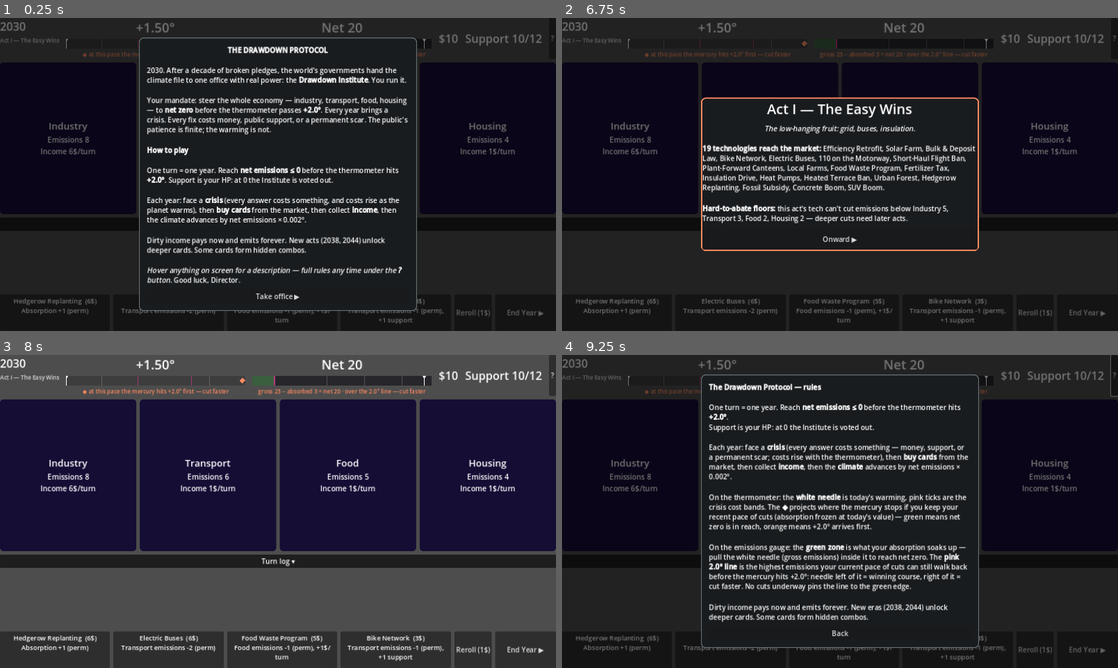
Above: before the commit, frames 1-4 (two rows, left to right).
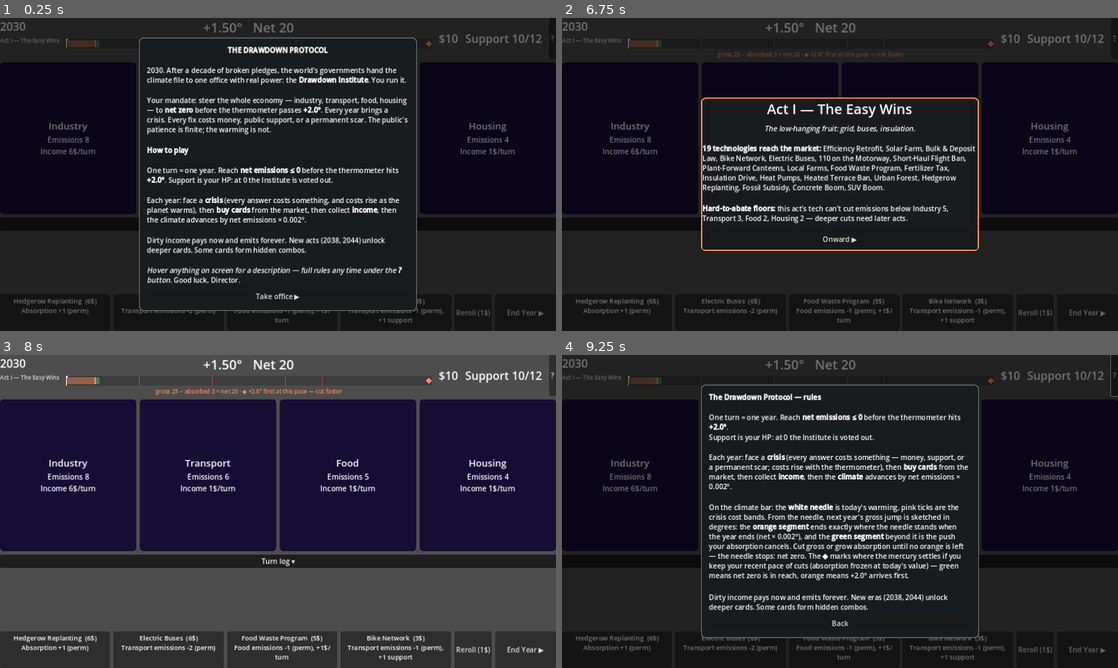
Above: after the commit, the same moments.

Repository: ekhau/DrawdownProtocol
Game: Godot game, scene res://scenes/main.tscn
Same seed, same stepped clock (60 frames per second), same inputs: the game is played once before the commit and once after it.
Inputs:
- Up to frame 1 (0.25 s): no input
- Up to frame 2 (6.75 s): click "?" at 0.5 s; click "Turn log ▾" at 1.25 s; click "[center]Hedgerow Replanting (…" at 2 s; click "[center]Electric Buses (6$) T…" at 2.75 s; click "[center]Food Waste Program (5…" at 3.5 s; click "[center]Bike Network (3$) Tra…" at 4.25 s; click "Reroll (1$)" at 5 s; click "End Year ▶" at 5.75 s; click "Take office ▶" at 6.5 s
- Up to frame 3 (8 s): click "Onward ▶" at 7.25 s
- Up to frame 4 (9.25 s): click "?" at 8 s; click "Turn log ▾" at 8.75 s

The runs differ from the first frame. In frame 1, 0.6% of the frame differs, in the area x 12-78%, y 1-13%; in frame 2, 0.9%; in frame 3, 1.4%; in frame 4, 14%, in the area x 12-78%, y 1-94%.

Commit message:
feat: Refine climate bar visualization

Diff:
--- a/src/scripts/autoload/game.gd
+++ b/src/scripts/autoload/game.gd
@@ -70,10 +70,6 @@
 	return ClimateCalc.neutrality_projection(sim.state)
 
 
-func breakeven_gross() -> int:
-	return ClimateCalc.breakeven_gross(sim.state)
-
-
 func era_palette() -> Gradient:
 	var era := sim.state.era_for_year(sim.state.year)
 	return palette_gradient(era.palette)
--- a/src/scripts/ui/main_ui.gd
+++ b/src/scripts/ui/main_ui.gd
@@ -13,9 +13,6 @@
 var money_label: Label
 var support_label: Label
 var net_label: Label
-var emis_bar: Control            # gross-emissions gauge: green absorbed zone, needle, 2.0° line
-var emis_caption: Label
-var breakeven := 0               # cached Game.breakeven_gross() for draw
 var sector_panels := {}          # sector_id -> {panel, style, title, stats}
 var market_box: HBoxContainer
 var reroll_btn: Button
@@ -76,10 +73,15 @@
 	var thermo_box := VBoxContainer.new()
 	thermo_box.size_flags_horizontal = Control.SIZE_EXPAND_FILL
 	top.add_child(thermo_box)
-	var thermo_tip := "Global warming — the clock. Each year the planet warms by net emissions × 0.002°;\nat +2.0° the timeline fails. Pink lines: crisis cost bands.\n◆: where warming stops if you keep your recent pace of cuts."
-	thermo_label = _label(thermo_box, "+1.50°", 30)
-	thermo_label.horizontal_alignment = HORIZONTAL_ALIGNMENT_CENTER
+	var thermo_tip := "Global climate — clock and engine in one bar. Each year the planet warms by net emissions × 0.002°;\nat +2.0° the timeline fails. Pink lines: crisis cost bands.\nFrom the white needle, next year's gross jump is sketched: the orange segment ends exactly where\nthe needle lands when the year ends; green = the push your absorption cancels. No orange left = net zero.\n◆: where warming stops if you keep your recent pace of cuts."
+	var thermo_head := HBoxContainer.new()
+	thermo_head.alignment = BoxContainer.ALIGNMENT_CENTER
+	thermo_head.add_theme_constant_override("separation", 24)
+	thermo_box.add_child(thermo_head)
+	thermo_label = _label(thermo_head, "+1.50°", 30)
 	_tip(thermo_label, thermo_tip)
+	net_label = _label(thermo_head, "Net 20", 30)
+	_tip(net_label, "Net emissions = gross − absorption. This number heats the planet each year.\nReach net ≤ 0 (without one-year windfalls) to win.")
 	thermometer = ProgressBar.new()
 	thermometer.min_value = 1.5
 	thermometer.max_value = 2.0
@@ -96,23 +98,7 @@
 	thermometer.add_child(thermo_markers)
 	thermo_caption = _label(thermo_box, "", 13)
 	thermo_caption.horizontal_alignment = HORIZONTAL_ALIGNMENT_CENTER
-	_tip(thermo_caption, "Where the mercury lands if the current pace of cuts holds\n(absorption frozen at today's value, era floors respected).")
-	var emis_box := VBoxContainer.new()
-	emis_box.size_flags_horizontal = Control.SIZE_EXPAND_FILL
-	top.add_child(emis_box)
-	var emis_tip := "Global carbon — the engine. White needle: gross emissions.\nGreen zone: what your absorption soaks up — pull the needle inside it to win.\nPink 2.0° line: the highest emissions your current pace can walk back in time."
-	net_label = _label(emis_box, "Net 20", 30)
-	net_label.horizontal_alignment = HORIZONTAL_ALIGNMENT_CENTER
-	_tip(net_label, "Net emissions = gross − absorption. This number heats the planet each year.\nReach net ≤ 0 (without one-year windfalls) to win.")
-	emis_bar = Control.new()
-	emis_bar.custom_minimum_size = Vector2(0, 22)
-	emis_bar.draw.connect(_draw_emis_bar)
-	emis_bar.resized.connect(emis_bar.queue_redraw)
-	emis_box.add_child(emis_bar)
-	_tip(emis_bar, emis_tip)
-	emis_caption = _label(emis_box, "", 13)
-	emis_caption.horizontal_alignment = HORIZONTAL_ALIGNMENT_CENTER
-	_tip(emis_caption, emis_tip)
+	_tip(thermo_caption, "The carbon arithmetic feeding the bar, and the ◆ verdict: where the mercury lands\nif the current pace of cuts holds (absorption frozen at today's value, era floors respected).")
 	money_label = _label(top, "$10", 26)
 	_tip(money_label, "Money funds cards and crisis responses.\nIncome arrives at each year's end — dirty sectors pay more, for now.")
 	support_label = _label(top, "Support 10", 26)
@@ -327,44 +313,31 @@
 	var tween := create_tween()
 	tween.tween_property(thermometer, "value", s.temp, 0.4)
 	var heat := clampf((s.temp - 1.5) / 0.5, 0.0, 1.0)
-	thermometer.modulate = Color(1.0, 1.0 - heat * 0.7, 1.0 - heat)
+	# self_modulate: heat-tint the mercury only — the overlay's orange/green
+	# jump segments carry meaning and must keep their true colors.
+	thermometer.self_modulate = Color(1.0, 1.0 - heat * 0.7, 1.0 - heat)
 	neutrality = Game.neutrality_projection()
+	var gross := s.gross_emissions()
+	var net := s.net_emissions()
+	var green := Color("#5ec962")
+	var orange := Color("#fc8961")
+	net_label.text = "Net %d" % net
+	net_label.add_theme_color_override("font_color", green if s.structural_net() <= 0 else Color.WHITE)
 	if s.structural_net() <= 0:
-		thermo_caption.text = "◆ net zero reached — end the year ▶"
-		thermo_caption.add_theme_color_override("font_color", Color("#5ec962"))
+		thermo_caption.text = "all %d emissions absorbed — carbon neutral · end the year ▶" % gross
+		thermo_caption.add_theme_color_override("font_color", green)
 	elif neutrality.reachable:
-		thermo_caption.text = "◆ at this pace: net zero ≈ %d, at +%.2f°" % [neutrality.year, neutrality.temp]
-		thermo_caption.add_theme_color_override("font_color", Color("#5ec962"))
+		thermo_caption.text = "gross %d − absorbed %d = net %d · ◆ net zero ≈ %d, at +%.2f°" % [
+			gross, s.absorption, net, neutrality.year, neutrality.temp]
+		thermo_caption.add_theme_color_override("font_color", green)
 	else:
-		thermo_caption.text = "◆ at this pace the mercury hits +%.1f° first — cut faster" % thermometer.max_value
-		thermo_caption.add_theme_color_override("font_color", Color("#fc8961"))
+		thermo_caption.text = "gross %d − absorbed %d = net %d · ◆ +%.1f° first at this pace — cut faster" % [
+			gross, s.absorption, net, thermometer.max_value]
+		thermo_caption.add_theme_color_override("font_color", orange)
 	thermo_markers.queue_redraw()
 	money_label.text = "$%d" % s.money
 	support_label.text = "Support %d/%d" % [s.support, int(Game.catalog.config.support_cap)]
-	_refresh_emissions_gauge(s)
 	_refresh_market()
-
-
-func _refresh_emissions_gauge(s: RunState) -> void:
-	breakeven = Game.breakeven_gross()
-	var gross := s.gross_emissions()
-	var net := s.net_emissions()
-	net_label.text = "Net %d" % net
-	var green := Color("#5ec962")
-	var orange := Color("#fc8961")
-	if s.structural_net() <= 0:
-		net_label.add_theme_color_override("font_color", green)
-		emis_caption.text = "all %d emissions absorbed — carbon neutral" % gross
-		emis_caption.add_theme_color_override("font_color", green)
-	elif gross <= breakeven:
-		net_label.add_theme_color_override("font_color", Color.WHITE)
-		emis_caption.text = "gross %d − absorbed %d = net %d · inside the 2.0° line" % [gross, s.absorption, net]
-		emis_caption.add_theme_color_override("font_color", green)
-	else:
-		net_label.add_theme_color_override("font_color", Color.WHITE)
-		emis_caption.text = "gross %d − absorbed %d = net %d · over the 2.0° line — cut faster" % [gross, s.absorption, net]
-		emis_caption.add_theme_color_override("font_color", orange)
-	emis_bar.queue_redraw()
 
 
 func _draw_thermo_markers() -> void:
@@ -373,12 +346,26 @@
 		return
 	var w := thermo_markers.size.x
 	var h := thermo_markers.size.y
+	var tx := clampf(_thermo_x(s.temp, w), 1.0, w - 1.0)
 	# Scale ticks every 0.1°
 	var v := thermometer.min_value + 0.1
 	while v < thermometer.max_value - 0.001:
 		var x := _thermo_x(v, w)
 		thermo_markers.draw_line(Vector2(x, 0), Vector2(x, h), Color(1, 1, 1, 0.2), 1.0)
 		v += 0.1
+	# Next year's gross jump, anchored at the needle and projected into degrees
+	# (× warming_per_net_emission). Edges are destinations: orange [needle →
+	# landing] is the net push — its right edge is exactly where the needle
+	# stands when the year ends. Green [landing → gross end] is the slice of
+	# the jump absorption cancels. Green swallowing it all = net zero.
+	var per_unit := float(Game.catalog.config.warming_per_net_emission)
+	var net_x := _thermo_x(s.temp + maxi(s.net_emissions(), 0) * per_unit, w)
+	var gross_x := _thermo_x(s.temp + s.gross_emissions() * per_unit, w)
+	thermo_markers.draw_rect(Rect2(tx, 3, net_x - tx, h - 6), Color("#fc8961", 0.45))
+	thermo_markers.draw_rect(Rect2(net_x, 3, gross_x - net_x, h - 6), Color("#5ec962", 0.45))
+	if net_x > tx:
+		# Landing line: crisp edge on where the needle stands next year.
+		thermo_markers.draw_line(Vector2(net_x, 3), Vector2(net_x, h - 3), Color("#fc8961"), 2.0)
 	# Band boundaries — crisis costs bump past these
 	for band in Game.catalog.config.bands:
 		if float(band.min_temp) > thermometer.min_value:
@@ -391,46 +378,9 @@
 	thermo_markers.draw_colored_polygon(PackedVector2Array([
 		Vector2(nx, cy - 7), Vector2(nx + 7, cy), Vector2(nx, cy + 7), Vector2(nx - 7, cy)]), ncolor)
 	# Needle: current warming
-	var tx := clampf(_thermo_x(s.temp, w), 1.0, w - 1.0)
 	thermo_markers.draw_line(Vector2(tx, 0), Vector2(tx, h), Color.WHITE, 2.0)
 	thermo_markers.draw_colored_polygon(PackedVector2Array([
 		Vector2(clampf(tx - 5, 0, w), 0), Vector2(clampf(tx + 5, 0, w), 0), Vector2(tx, 6)]), Color.WHITE)
-
-
-func _draw_emis_bar() -> void:
-	var s: RunState = Game.state()
-	if s == null:
-		return
-	var w := emis_bar.size.x
-	var h := emis_bar.size.y
-	var gross := s.gross_emissions()
-	var start_gross := 0
-	for id in s.sectors:
-		start_gross += int(s.sectors[id].start_emissions)
-	# Stable scale: anchored to the run's starting gross so the bar doesn't
-	# rescale under the player; widens only if something outgrows it.
-	var scale_max := maxi(maxi(start_gross, gross), maxi(s.absorption, breakeven)) + 1
-	emis_bar.draw_rect(Rect2(0, 0, w, h), Color(0.15, 0.15, 0.17))
-	# Green zone: emissions the current absorption soaks up. Its right edge is
-	# the win line — pull the needle inside to reach net zero.
-	var ax := w * s.absorption / float(scale_max)
-	emis_bar.draw_rect(Rect2(0, 0, ax, h), Color("#5ec962", 0.35))
-	emis_bar.draw_line(Vector2(ax, 0), Vector2(ax, h), Color("#5ec962"), 2.0)
-	# Scale ticks every 5 units
-	var v := 5
-	while v < scale_max:
-		var x := w * v / float(scale_max)
-		emis_bar.draw_line(Vector2(x, 0), Vector2(x, h), Color(1, 1, 1, 0.2), 1.0)
-		v += 5
-	# 2.0° line — same pink as the thermometer's band boundaries: emissions
-	# above it can't be walked back before the mercury hits +2.0° at this pace.
-	var bx := clampf(w * breakeven / float(scale_max), 2.0, w - 2.0)
-	emis_bar.draw_line(Vector2(bx, 0), Vector2(bx, h), Color("#b73779"), 3.0)
-	# Needle: current gross emissions (same visual language as the thermometer)
-	var gx := clampf(w * gross / float(scale_max), 1.0, w - 1.0)
-	emis_bar.draw_line(Vector2(gx, 0), Vector2(gx, h), Color.WHITE, 2.0)
-	emis_bar.draw_colored_polygon(PackedVector2Array([
-		Vector2(clampf(gx - 5, 0, w), 0), Vector2(clampf(gx + 5, 0, w), 0), Vector2(gx, 6)]), Color.WHITE)
 
 
 func _thermo_x(value: float, width: float) -> float:
@@ -638,9 +588,7 @@
 
 Each year: face a [b]crisis[/b] (every answer costs something — money, support, or a permanent scar; costs rise with the thermometer), then [b]buy cards[/b] from the market, then collect [b]income[/b], then the [b]climate[/b] advances by net emissions × 0.002°.
 
-On the thermometer: the [b]white needle[/b] is today's warming, pink ticks are the crisis cost bands. The [b]◆[/b] projects where the mercury stops if you keep your recent pace of cuts ( …(105 unchanged characters)…
-
-On the emissions gauge: the [b]green zone[/b] is what your absorption soaks up — pull the white needle (gross emissions) inside it to reach net zero. The [b]pink 2.0° line[/b] is the highest emissions your current pace of cuts can still walk back before the mercury hits +2.0°: needle left of it = winning course, right of it = cut faster. No cuts underway pins the line to the green edge.
+On the climate bar: the [b]white needle[/b] is today's warming, pink ticks are the crisis cost bands. From the needle, next year's gross jump is sketched in degrees: the [b]orange segment[/b] ends exactly where the needle stands when the year ends (net × 0.002°), and the [b]green segment[/b] beyond it is the push your absorption cancels. Cut gross or grow absorption until no orange is left — the needle stops: net zero. The [b]◆[/b] marks where the mercury settles if you keep your recent pace of cuts ( …(105 unchanged characters)…
 
 Dirty income pays now and emits forever. New eras (2038, 2044) unlock deeper cards. Some cards form hidden combos."""
 
--- a/src/tests/screenshot_driver.gd
+++ b/src/tests/screenshot_driver.gd
@@ -18,6 +18,11 @@
 	frames += 1
 	if frames == 2:
 		root.add_child((load("res://scenes/main.tscn") as PackedScene).instantiate())
+	elif frames == 25:
+		# The launch intro and act card cover the top bar — dismiss both for a clean shot.
+		var ui := root.get_node("Main")
+		ui.overlay.visible = false
+		ui.era_modal.visible = false
 	elif frames == 30:
 		root.get_texture().get_image().save_png(out_dir + "/before.png")
 		# Deterministic pokes through the sim (market offer is seed-dependent):
Not shown, changed: docs/Design_History.md
